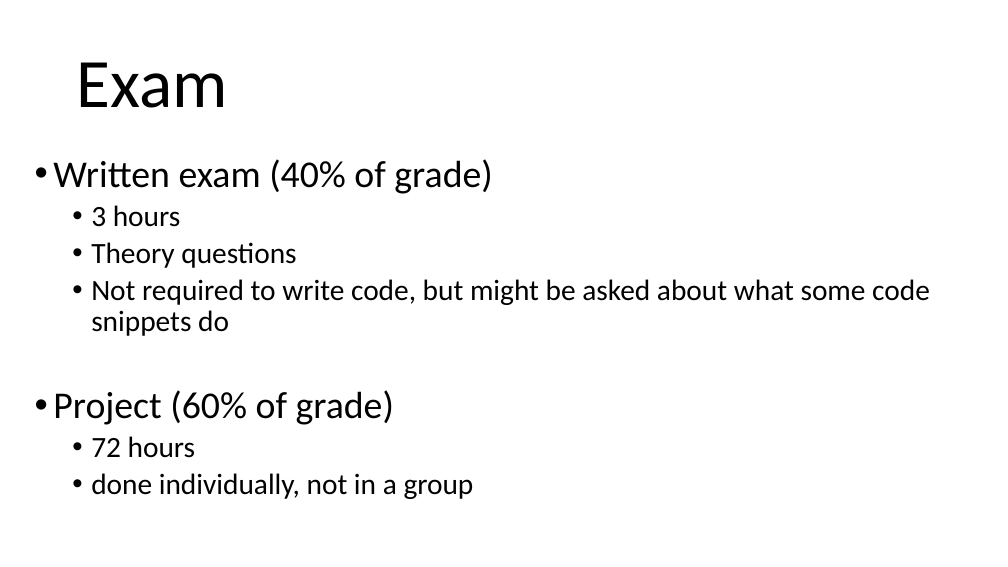
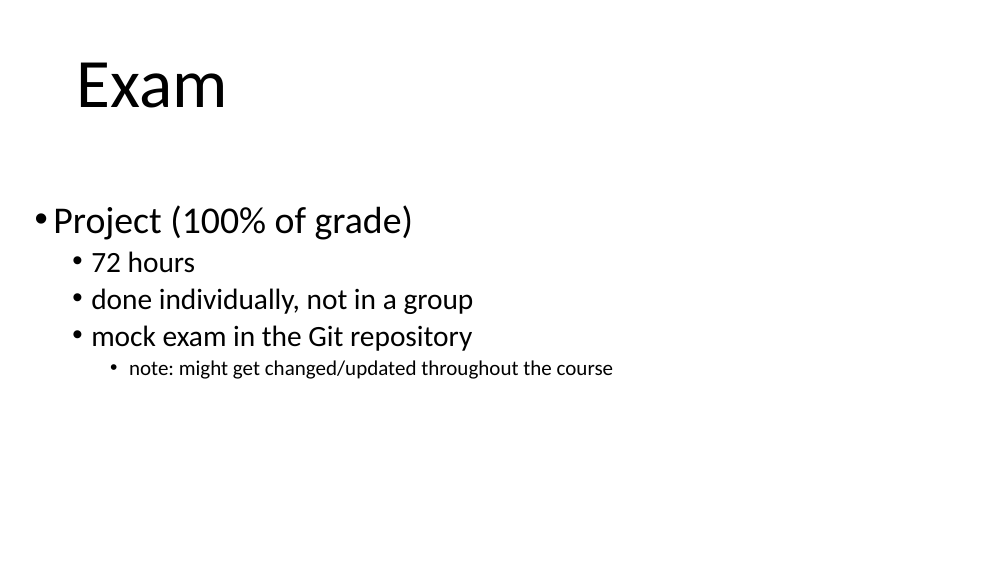
Before and after one commit to arcuri82/testing_security_development_enterprise_systems, a slide deck: slide 9 of doc/advanced/slides/lesson_01.pptx. Drawn at 1008x567 pixels with LibreOffice and Linux fonts; fonts in the diff are those of the drawing. Boxes give left, top, right and bottom in pixels: in the first picture for what was removed or moved away, otherwise in the second. Text is boxed around its words. In the diff, an @@ line names an element or a change of style, - is before the commit and + after.

```diff
--- a/doc/advanced/slides/lesson_01.pptx
+++ b/doc/advanced/slides/lesson_01.pptx
@@ text at bbox=[53, 205, 413, 240]: text changed; size 28 to 36 pt @@
-• Written exam (40% of grade)
-  • 3 hours
-  • Theory questions
-  • Not required to write code, but might be asked about what some code snippets do
-• Project (60% of grade)
+• Project (100% of grade)
@@ text at bbox=[91, 325, 614, 379]: paragraphs added @@
+  • mock exam in the Git repository
+    • note: might get changed/updated throughout the course
```
Also in this commit, not shown: 6 other slides changed, 1 other file.
